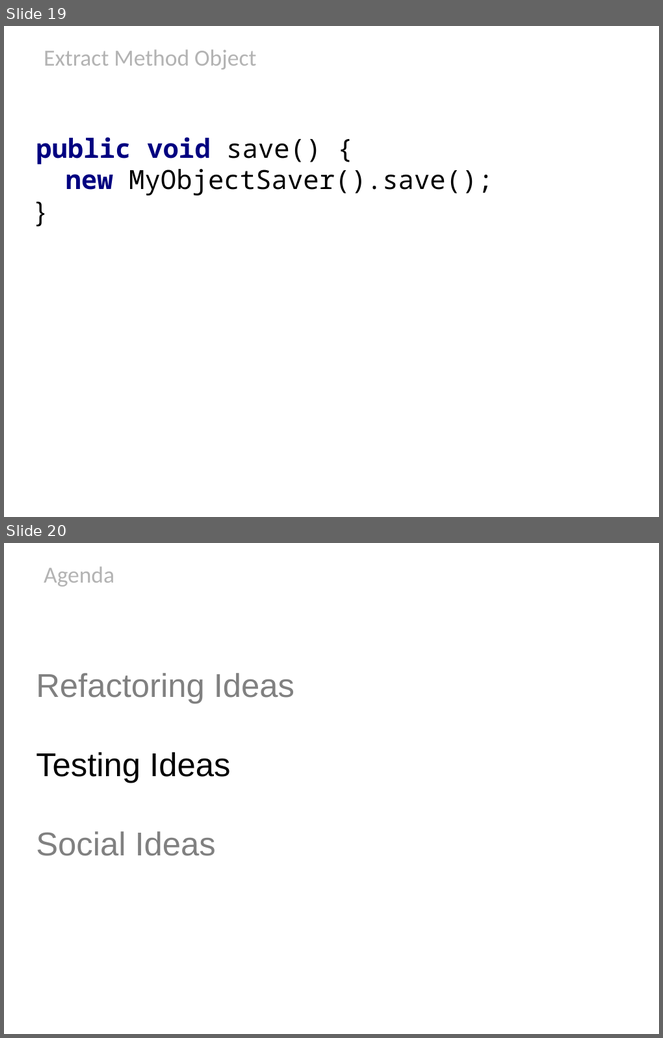
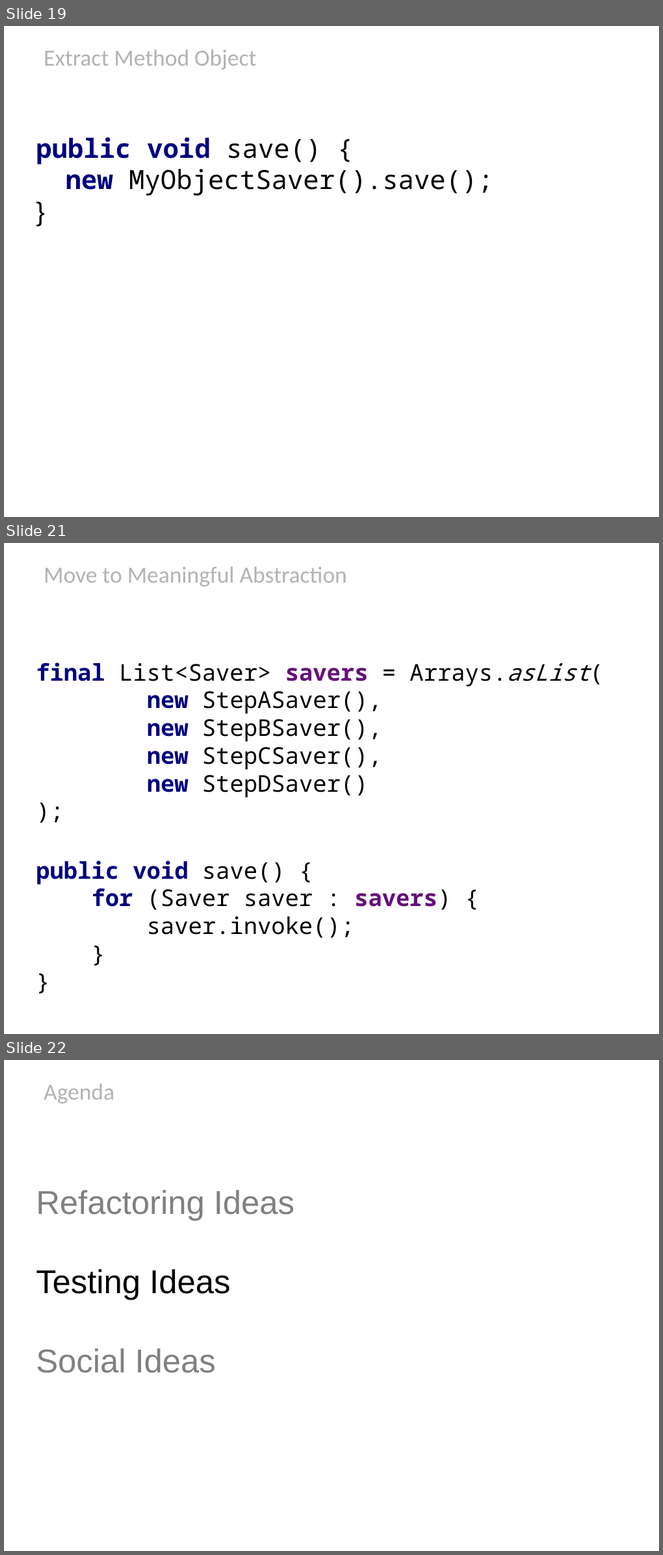
Before and after one commit to HamletDRC/presentations, a slide deck: newideasforoldcode/NewIdeasForOldCode_Confess2011.odp. Shown one above the other, each under a label of ours: slides 19 and 20 before the commit, slides 19, 21 and 22 after it; the slides between them are not shown. The pictures are 663x1038 and 663x1555 pixels, drawn with LibreOffice and Linux fonts; fonts in the diff are those of the drawing; background and template pictures are left out. Boxes give left, top, right and bottom in pixels: in the first picture for what was removed or moved away, otherwise in the second. Text is boxed around its words. In the diff, an @@ line names an element or a change of style, - is before the commit and + after.

Commit message:
added meaningful abstract slides to BPM example.

```diff
--- a/newideasforoldcode/NewIdeasForOldCode_Confess2011.odp
+++ b/newideasforoldcode/NewIdeasForOldCode_Confess2011.odp
@@ slide 21 added at (x1=4, y1=543, x2=659, y2=1034), background picture (left out) @@
@@ title added at (x1=44, y1=566, x2=347, y2=587), 28 pt, text #B3B3B3 @@
+Move to Meaningful Abstraction
@@ subtitle added at (x1=36, y1=663, x2=590, y2=938), 28 pt, text #000000 @@
+final List<Saver> savers = Arrays.asList(
+new StepASaver(),
+new StepBSaver(),
+new StepCSaver(),
+new StepDSaver()
+);
+public void save() {
+for (Saver saver : savers) {
+saver.invoke();
+}
+}
@@ what was slide 20 is now slide 22 @@
```
Also in this commit, not shown: 1 slide changed, 1 other slide added, 1 other file.
